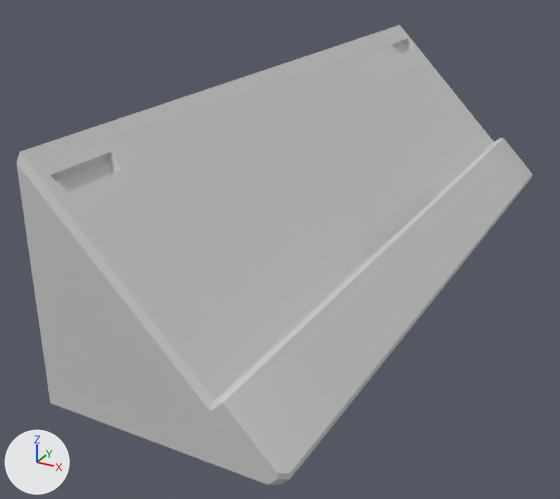
A saved change to the FBX model FPS Demo/Assets/Users/Ira/models/wall_panel_corner_floor.FBX.
Rendered twice from a 50 mm camera at (22.4, 6.18, 7.71) aimed at (21.27, 8.23, 6.69). Lighting does not change. The marker at lower left points along +X, +Y and +Z.
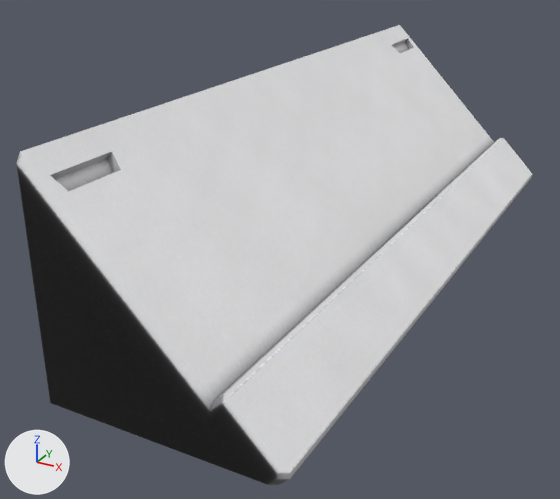
The newer file is also turned or shifted as a whole; pictures and numbers use the older file's frame.

Where the change shows, as pixel boxes (x1, y1, x2, y2) in the pictures (560 x 499 px; the box of a moved part takes in the faces that stretch with it):
part 1 of me_mesh, moved or reshaped
    both: (210, 394, 230, 411)
part 2 of me_mesh, recoloured
    both: (16, 25, 532, 485)

Edits to the bpy script that builds the scene:
```text
Add img_wall_panel_corner_floor_ao_jpg:
    img_wall_panel_corner_floor_ao_jpg = load_image('wall_panel_corner_floor_ao.jpg', '_unpacked/wall_panel_corner_floor_ao.jpg', 512, 512, 'sRGB')
Add mat_wall_panel_corner_floor:
    mat_wall_panel_corner_floor = principled_material('wall_panel_corner_floor')
    mat_wall_panel_corner_floor.texture = img_wall_panel_corner_floor_ao_jpg
    mat_wall_panel_corner_floor.roughness = 0.859
Change me_mesh:
    used by ob_box027; location = (21.139, 8.458, 6.605)
    verts and faces of me_mesh; kept vertices keep their numbers, new ones are numbered from 98
    before: 57 (0.48, -1.13, 0.16) at pixel (214, 400), 59 (0.47, -1.14, 0.16) at pixel (211, 403), 68 (0.5, -1.14, 0.18) at pixel (220, 396), 69 (0.5, -1.13, 0.18) at pixel (223, 394), 76 (0.48, -1.15, 0.14) at pixel (210, 411)
    before: 78 (0.51, -1.15, 0.18) at pixel (222, 402), 79 (0.52, -1.13, 0.18) at pixel (230, 396)
    remove me_mesh.from_pydata(...)  # 98 vertices, 82 faces; spans x 0.0..0.66, y -1.15..1.15, z 0.0..0.63
    add me_mesh.from_pydata(...)  # 94 vertices, 80 faces; spans x 0.0..0.66, y -1.15..1.15, z 0.0..0.63
    me_mesh part 1
    add delete_vertices([59, 68])  # with the faces that use them
    add faces += [(69, 78, 79), (57, 76, 78, 69)]
    me_mesh part 2: 76 faces spanning x 0.0..0.66, y -1.15..1.15, z 0.0..0.63 switch from mat_material__76 (light grey #cacaca) to mat_wall_panel_corner_floor (picture img_wall_panel_corner_floor_ao_jpg)
```
